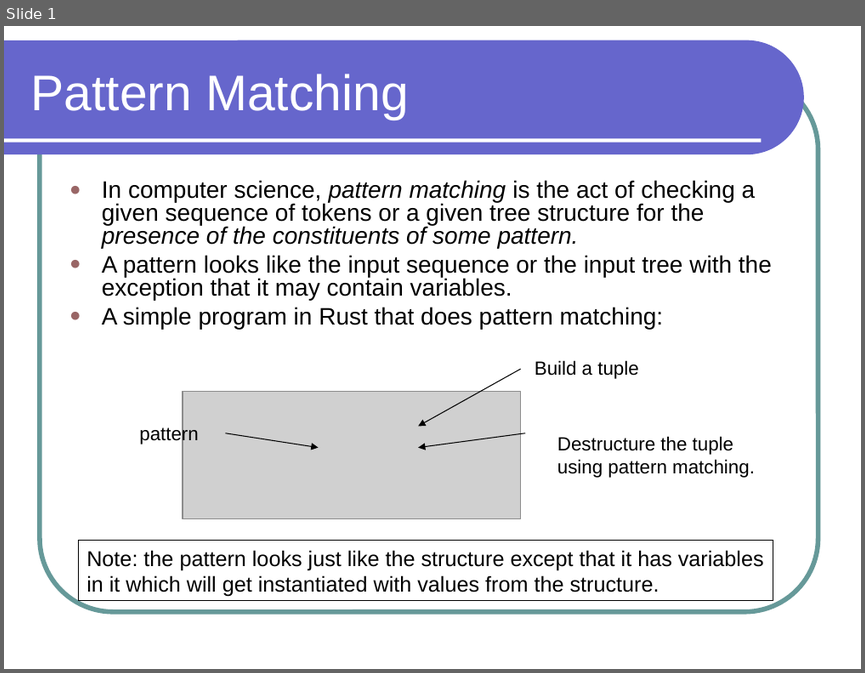
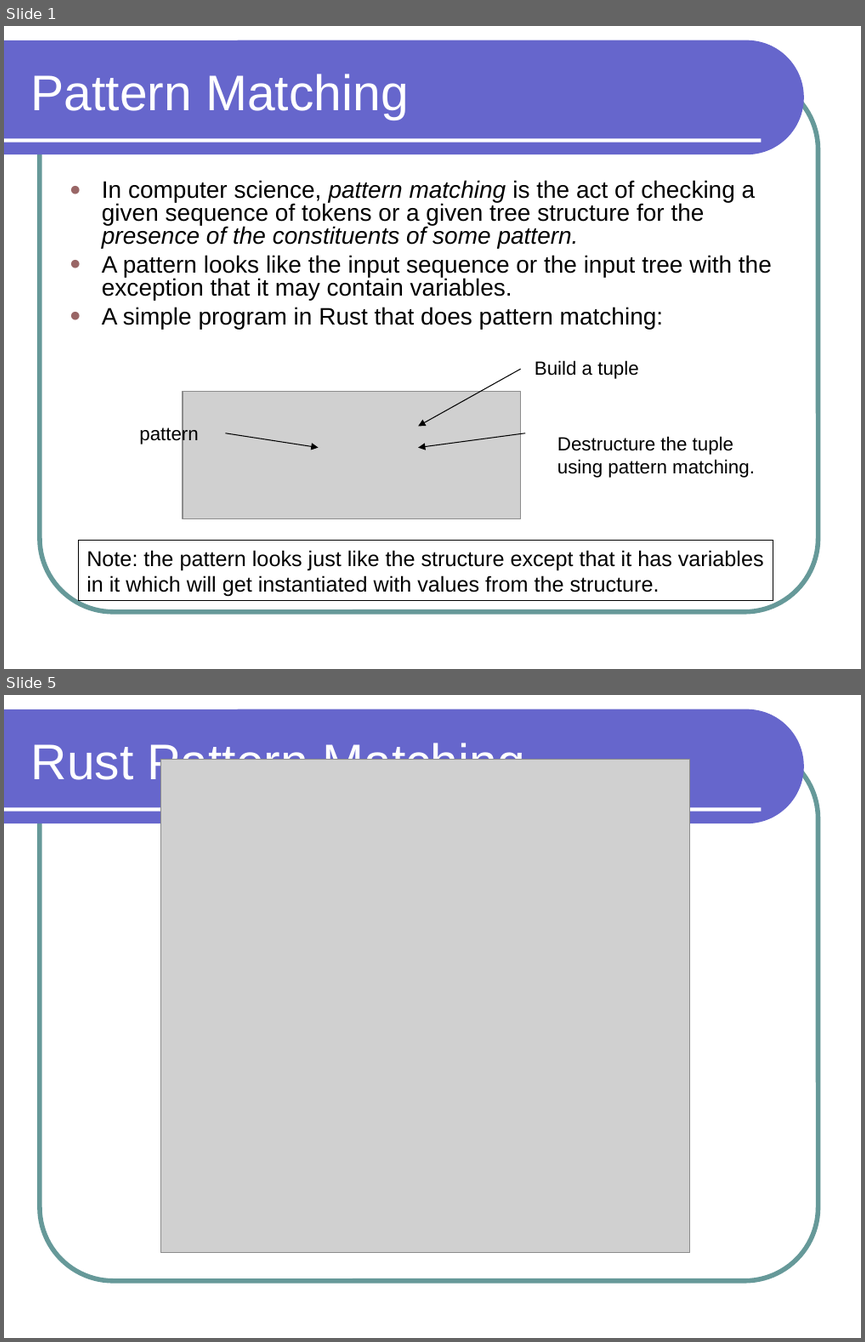
Before and after one commit to lutzhamel/CSC301, a slide deck: notes/csc301-ln006.ppt. Shown one above the other, each under a label of ours: slide 1 before the commit, slides 1 and 5 after it; the slides between them are not shown. The pictures are 865x673 and 865x1342 pixels, drawn with LibreOffice and Linux fonts; fonts in the diff are those of the drawing; grey boxes stand for pictures. Boxes give left, top, right and bottom in pixels: in the first picture for what was removed or moved away, otherwise in the second. Text is boxed around its words. In the diff, an @@ line names an element or a change of style, - is before the commit and + after.

```diff
--- a/notes/csc301-ln006.ppt
+++ b/notes/csc301-ln006.ppt
@@ slide 5 added at <box>4,695,861,1338</box>, background #FFFFFF; not listed: 3 template elements that a slide beside it also shows @@
@@ title added at <box>31,739,525,789</box>, 42 pt, text #FFFFFF @@
+Rust Pattern Matching
@@ picture added at <box>160,760,688,1252</box> @@
```
Also in this commit, not shown: 2 slides changed, 3 other slides added, 3 other files.
